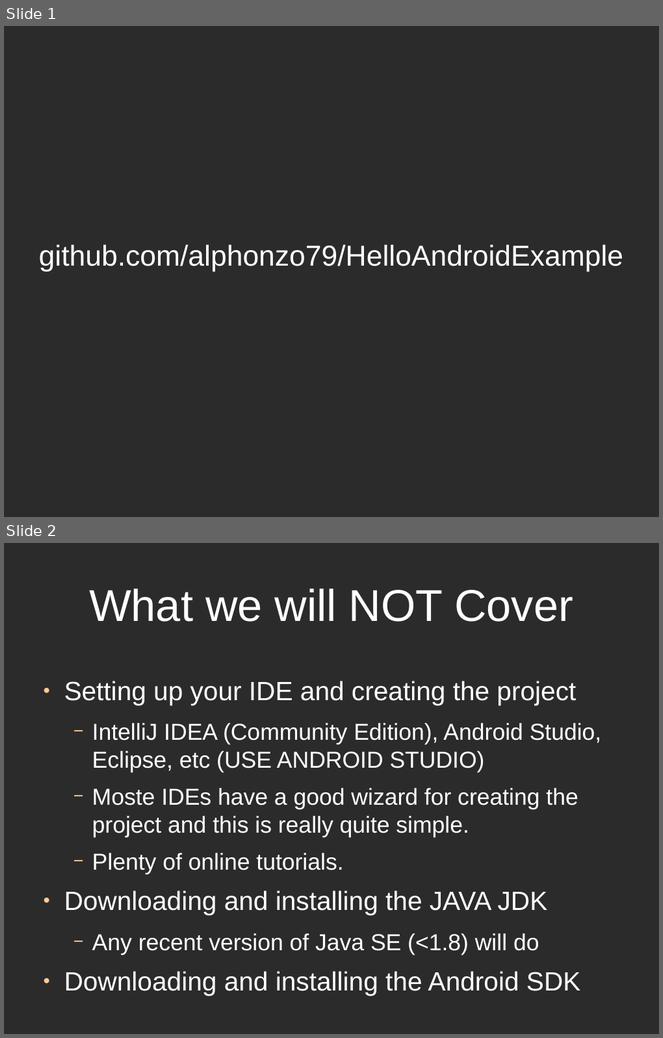
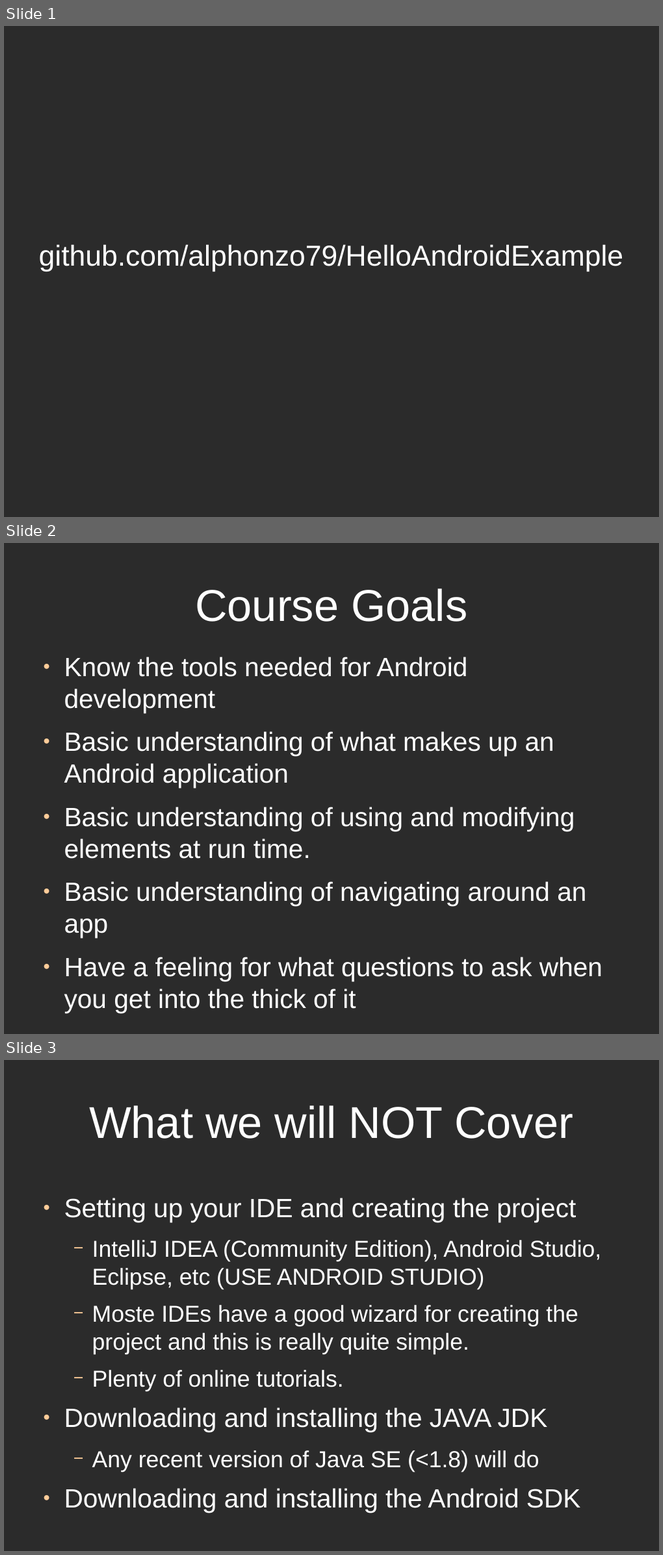
Before and after one commit to alphonzo79/HelloAndroidExample, a slide deck: HelloAndroidPresentationSlides.odp. Shown one above the other, each under a label of ours: slides 1 and 2 before the commit, slides 1, 2 and 3 after it. The pictures are 663x1038 and 663x1555 pixels, drawn with LibreOffice and Linux fonts; fonts in the diff are those of the drawing; background and template pictures are left out; a plain dark background stands for a picture behind light text. Boxes give left, top, right and bottom in pixels: in the first picture for what was removed or moved away, otherwise in the second. Text is boxed around its words. In the diff, an @@ line names an element or a change of style, - is before the commit and + after.

```diff
--- a/HelloAndroidPresentationSlides.odp
+++ b/HelloAndroidPresentationSlides.odp
@@ slide 2 added at box(4, 543, 659, 1034), background picture (left out) @@
@@ title added at box(195, 589, 467, 622), 54 pt, text #FFFFFF @@
+Course Goals
@@ text added at box(64, 657, 603, 1014), 32 pt, text #FFFFFF @@
+● Know the tools needed for Android development
+● Basic understanding of what makes up an Android application
+● Basic understanding of using and modifying elements at run time.
+● Basic understanding of navigating around an app
+● Have a feeling for what questions to ask when you get into the thick of it
@@ what was slide 2 is now slide 3 @@
```
Also in this commit, not shown: 5 slides changed.
